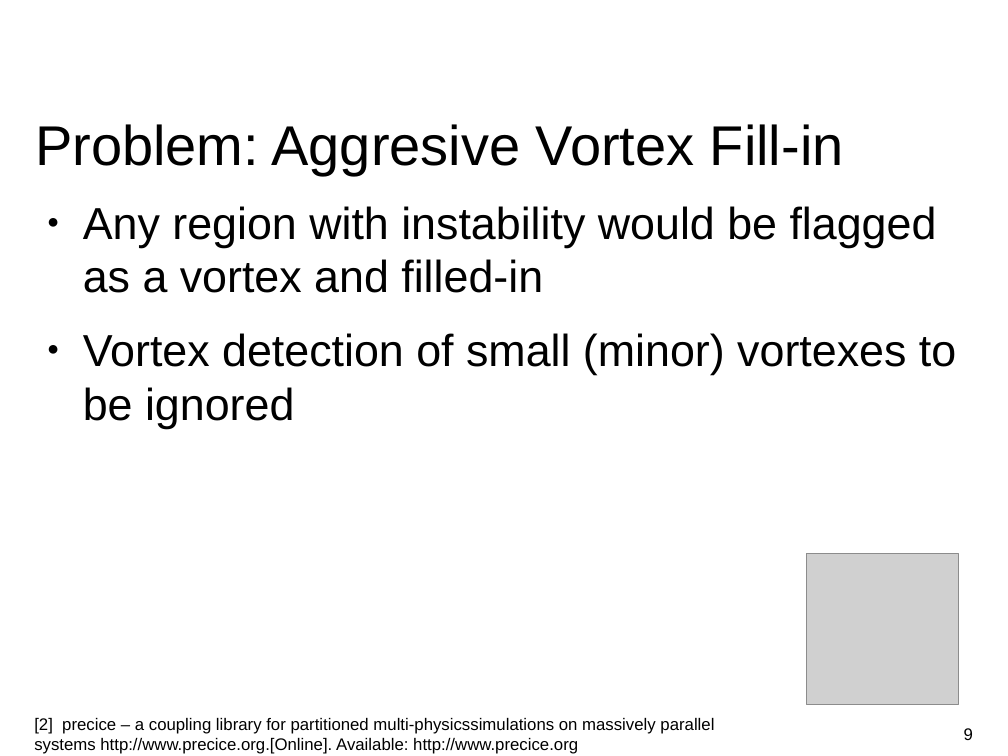
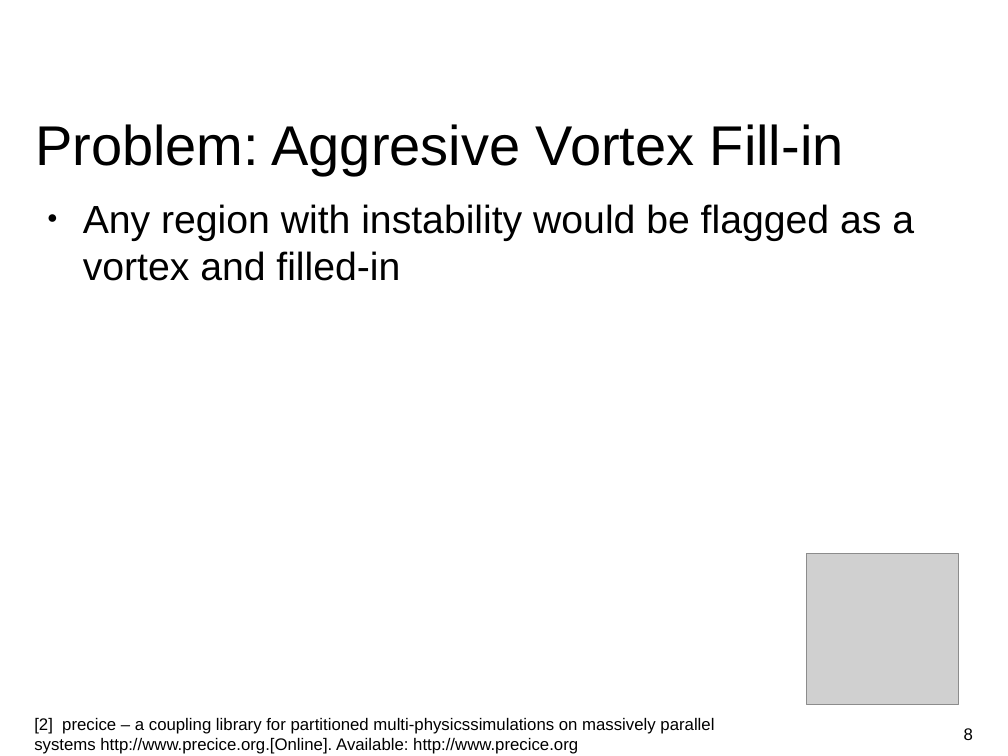
Before and after one commit to huangq1234553/cfd-lab, a slide deck: slide 8 of Presentation.odp (slide 9 before the commit). Drawn at 1008x756 pixels with LibreOffice and Linux fonts; fonts in the diff are those of the drawing; grey boxes stand for pictures; background and template pictures are left out. Boxes give left, top, right and bottom in pixels: in the first picture for what was removed or moved away, otherwise in the second. Text is boxed around its words. In the diff, an @@ line names an element or a change of style, - is before the commit and + after.

```diff
--- a/Presentation.odp
+++ b/Presentation.odp
@@ text "Any region with instability would ..." at [83,204,914,281]: size 32 to 28 pt @@
@@ text at [83,333,956,429]: paragraph removed @@
-● Vortex detection of small (minor) vortexes to be ignored
@@ page number at [964,728,973,740]: text changed @@
-9
+8
```
Also in this commit, not shown: 11 other slides changed, 1 slide removed, 4 other files.
